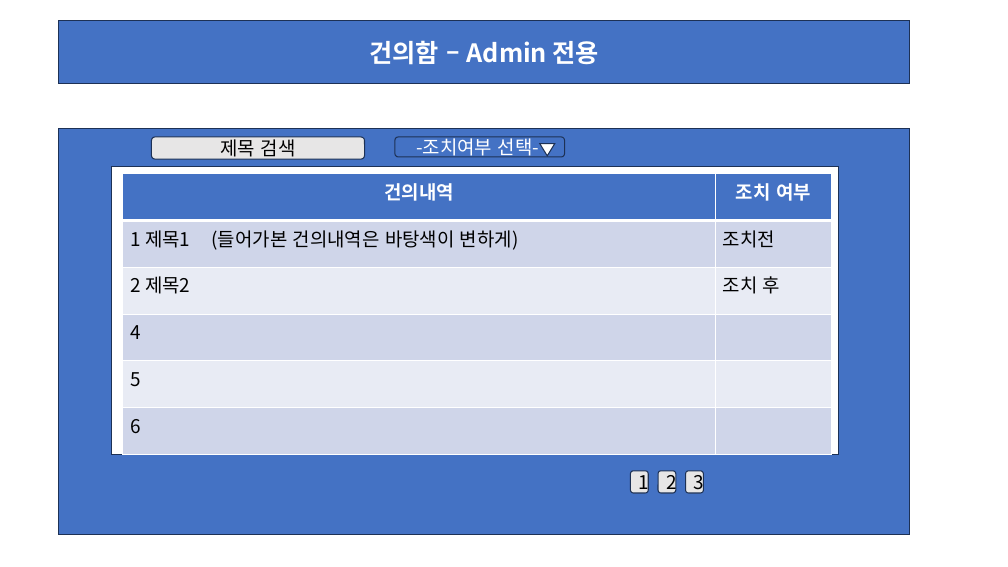
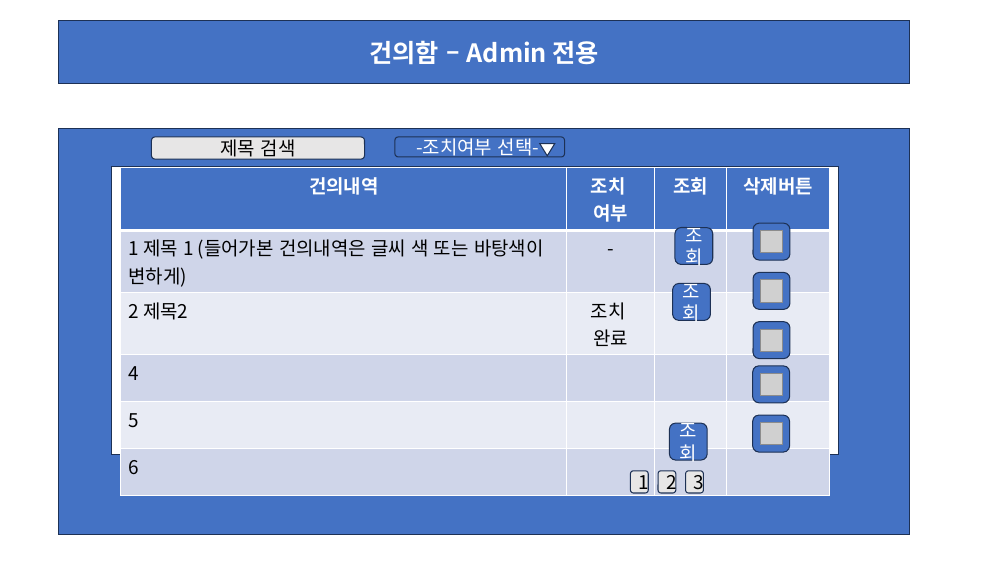
Before and after one commit to wari-wari/MainProject_1, a slide deck: slide 11 of 메인프로젝트 화면 레이아웃 초안.pptx. Drawn at 1008x567 pixels with LibreOffice and Linux fonts; fonts in the diff are those of the drawing; grey boxes stand for pictures. Boxes give left, top, right and bottom in pixels: in the first picture for what was removed or moved away, otherwise in the second. Text is boxed around its words. In the diff, an @@ line names an element or a change of style, - is before the commit and + after.

```diff
--- a/메인프로젝트 화면 레이아웃 초안.pptx
+++ b/메인프로젝트 화면 레이아웃 초안.pptx
@@ table at (x1=121, y1=168, x2=830, y2=479) @@
-column 1: 건의내역 | 1 제목1 (들어가본 건의내역은 바탕색이 변하게) | 2 제목2 | 4 | 5 | 6
-column 2: 조치 여부 | 조치전 | 조치 후 |  |  | 
+column 1: 건의내역 | 1 제목 1 (들어가본 건의내역은 글씨 색 또는 바탕색이 변하게) | 2 제목2 | 4 | 5 | 6
+column 2: 조치 / 여부 | - | 조치 / 완료 |  |  | 
+column 3: 조회 |  |  |  |  | 
+column 4: 삭제버튼 |  |  |  |  | 
@@ table resized from (x1=123, y1=174, x2=832, y2=454) to (x1=121, y1=168, x2=830, y2=479) @@
@@ rounded rectangle added at (x1=675, y1=228, x2=713, y2=265), fill #4472C4, outline #1E3256 1 pt, 18 pt, text #FFFFFF @@
+조회
@@ rounded rectangle added at (x1=753, y1=223, x2=790, y2=260), fill #4472C4, outline #1E3256 1 pt @@
@@ picture added at (x1=761, y1=231, x2=783, y2=253) @@
@@ rounded rectangle added at (x1=673, y1=284, x2=711, y2=321), fill #4472C4, outline #1E3256 1 pt, 18 pt, text #FFFFFF @@
+조회
@@ rounded rectangle added at (x1=753, y1=272, x2=790, y2=309), fill #4472C4, outline #1E3256 1 pt @@
@@ picture added at (x1=761, y1=280, x2=783, y2=302) @@
@@ rounded rectangle added at (x1=753, y1=322, x2=790, y2=359), fill #4472C4, outline #1E3256 1 pt @@
@@ picture added at (x1=761, y1=329, x2=783, y2=351) @@
@@ rounded rectangle added at (x1=753, y1=366, x2=790, y2=403), fill #4472C4, outline #1E3256 1 pt @@
@@ picture added at (x1=760, y1=374, x2=782, y2=395) @@
@@ rounded rectangle added at (x1=753, y1=415, x2=790, y2=452), fill #4472C4, outline #1E3256 1 pt @@
@@ rounded rectangle added at (x1=670, y1=423, x2=708, y2=461), fill #4472C4, outline #1E3256 1 pt, 18 pt, text #FFFFFF @@
+조회
@@ picture added at (x1=760, y1=423, x2=782, y2=445) @@
```
Also in this commit, not shown: 23 other slides changed, 1 slide added, 1 other file.
